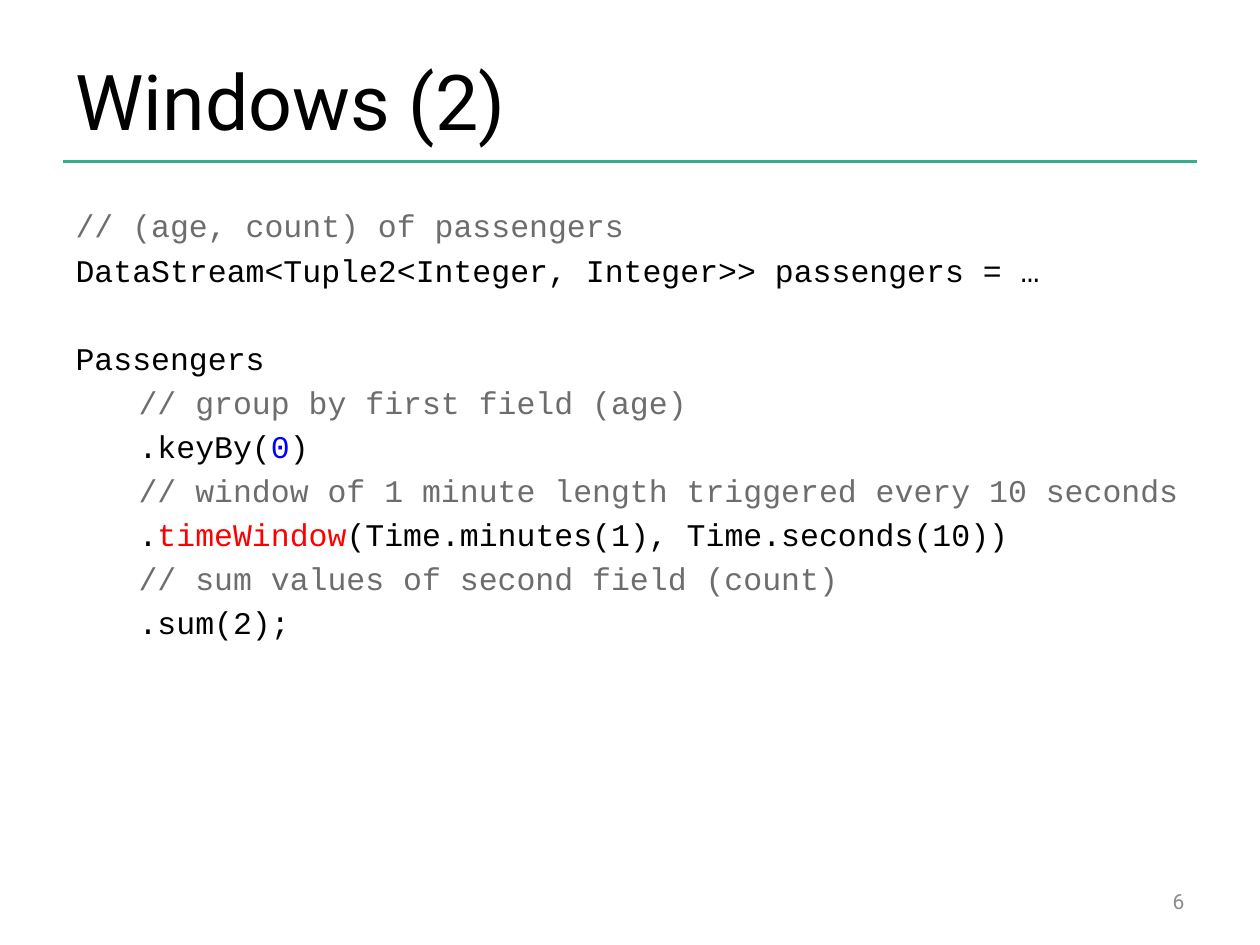
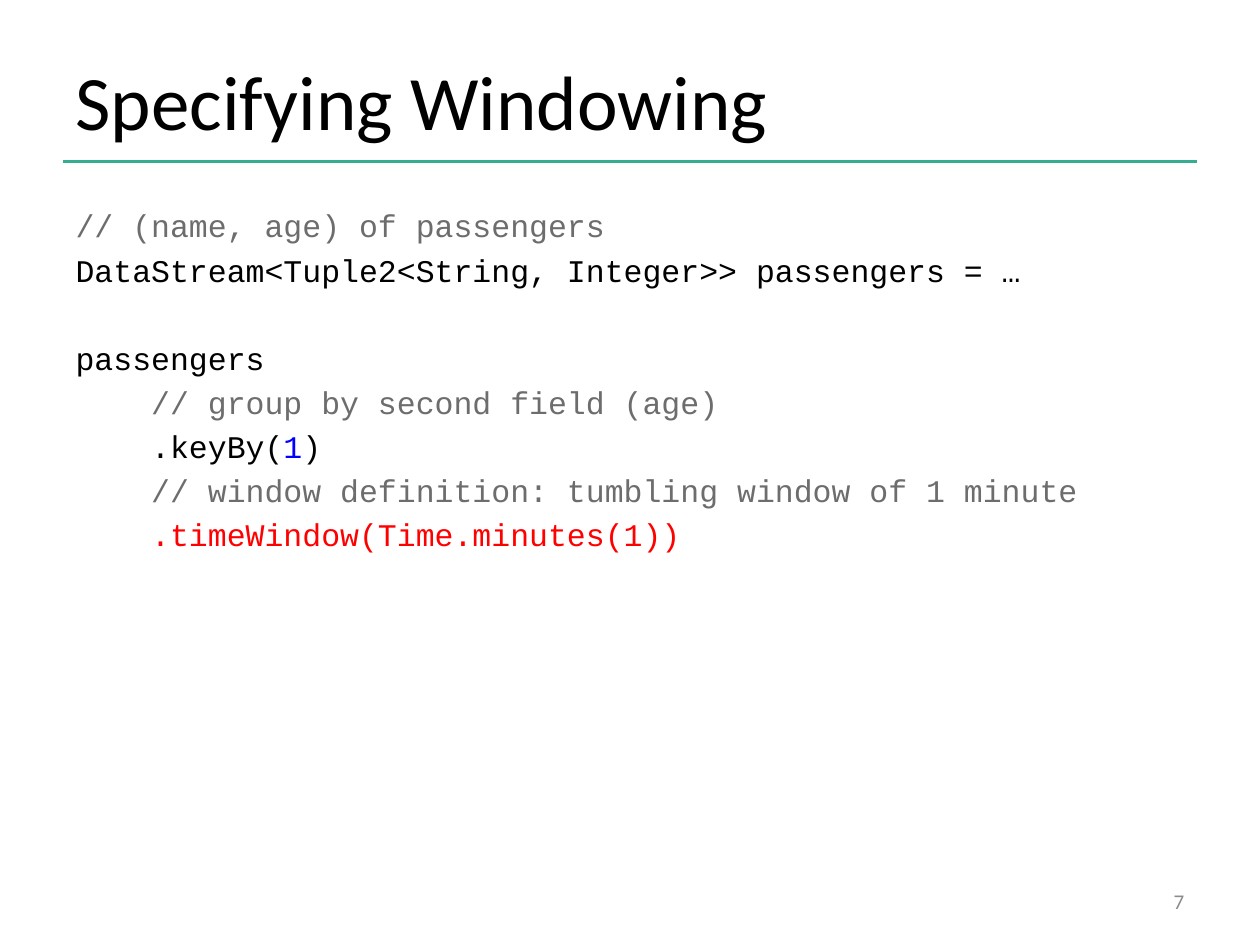
Before and after one commit to dataArtisans/flink-training-web, a slide deck: slide 7 of slides/flink_stream_windows.pptx (slide 6 before the commit). Drawn at 1260x945 pixels with LibreOffice and Linux fonts; fonts in the diff are those of the drawing; background and template pictures are left out. Boxes give left, top, right and bottom in pixels: in the first picture for what was removed or moved away, otherwise in the second. Text is boxed around its words. In the diff, an @@ line names an element or a change of style, - is before the commit and + after.

Commit message:
Updated streaming slides for restructured training

```diff
--- a/slides/flink_stream_windows.pptx
+++ b/slides/flink_stream_windows.pptx
@@ title at <box>76,76,767,144</box>: text changed; font Roboto to Calibri @@
-Windows (2)
+Specifying Windowing
@@ text at <box>76,215,1077,553</box>: text changed @@
-// (age, count) of passengers
-DataStream<Tuple2<Integer, Integer>> passengers = …
-Passengers
-// group by first field (age)
-.keyBy(0)
-// window of 1 minute length triggered every 10 seconds
-.timeWindow(Time.minutes(1), Time.seconds(10))
-// sum values of second field (count)
-.sum(2);
+// (name, age) of passengers
+DataStream<Tuple2<String, Integer>> passengers = …
+passengers
+// group by second field (age)
+.keyBy(1)
+// window definition: tumbling window of 1 minute
+.timeWindow(Time.minutes(1))
@@ page number at <box>1174,895,1185,909</box>: text changed; font Roboto to Calibri @@
-6
+7
```
Also in this commit, not shown: 10 other slides changed, 23 slides added, 12 slides removed, 4 other files.
